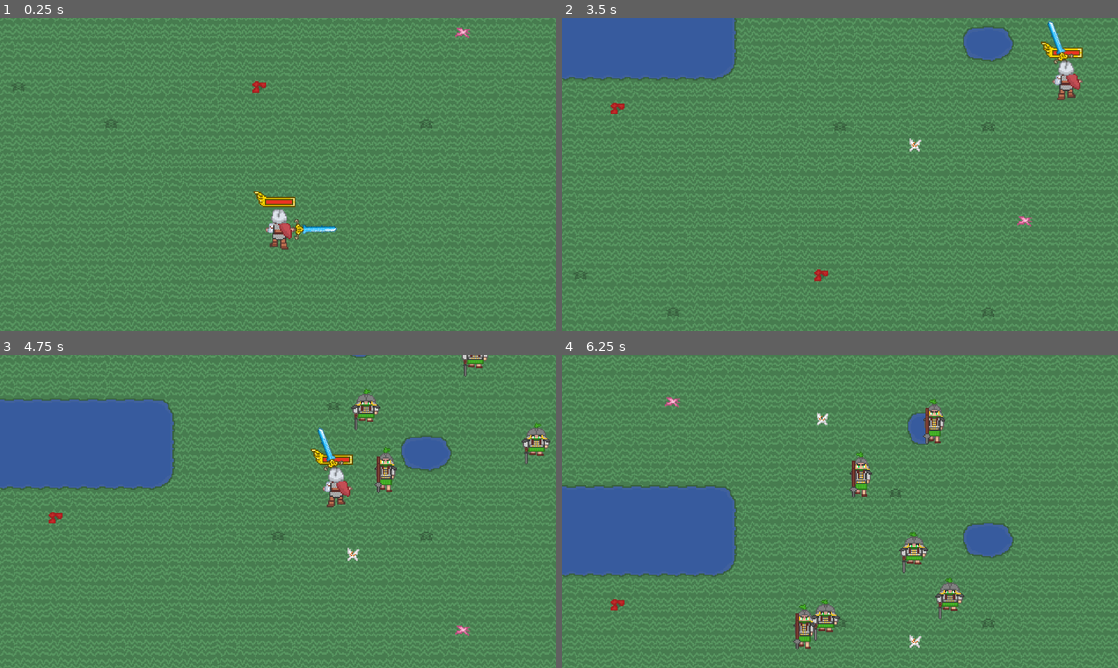
Above: before the commit, frames 1-4 (two rows, left to right).
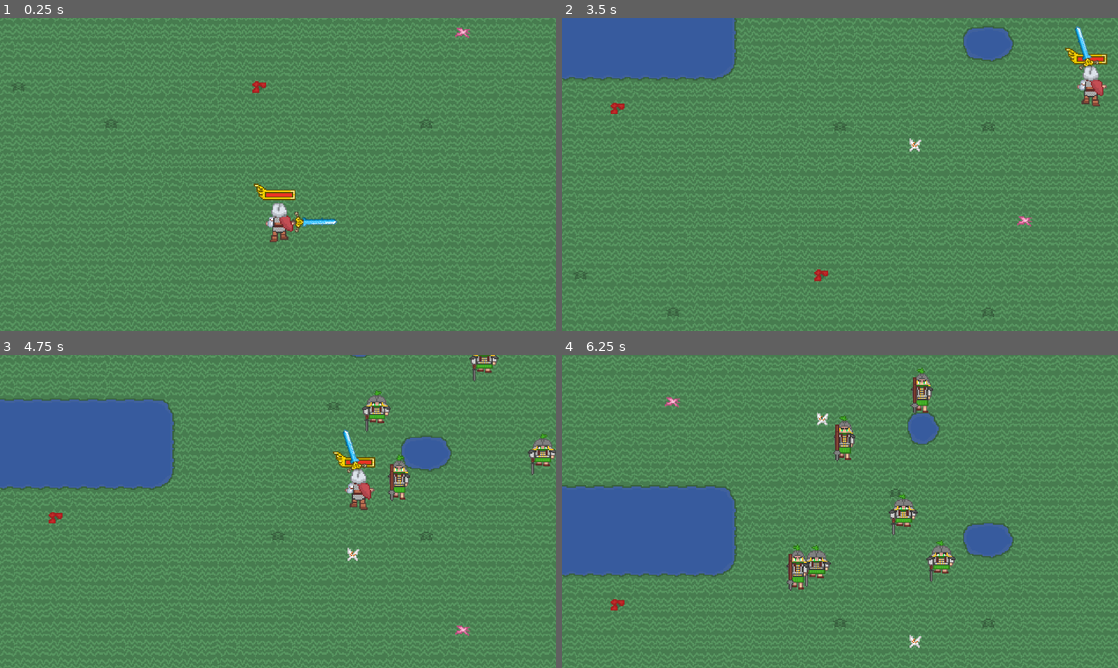
Above: after the commit, the same moments.

Repository: SamyTheSpheal/A-Roman-s-Requiem
Game: Godot game, scene res://Scenes/level1.tscn
The game is run twice, just before and just after one commit, with the same random seed, the same clock (stepped at 60 frames per second) and the same inputs.
Inputs (mouse positions are in pixels of both pictures, inside the frame that each line leads up to):
- Up to frame 1 (0.25 s): no input
- Up to frame 2 (3.5 s): move the mouse to (962, 158) at 0.52 s; hold Right (ui_right) 0.53-1.28 s; hold Shift 0.53-1.28 s; click (962, 158) at 0.67 s; move the mouse to (728, 190) at 1.27 s; hold Down (ui_down) 1.28-2.03 s; tap Shift at 1.35, 2.85 s; move the mouse to (895, 105) at 2.02 s; hold Right (ui_right) 2.03-2.78 s; hold Shift 2.03-2.78 s; move the mouse to (812, 237) at 2.77 s; hold Up (ui_up) from 2.78 s (still down); click (812, 237) at 2.92 s
- Up to frame 3 (4.75 s): move the mouse to (444, 558) at 3.52 s; release Up (ui_up) at 3.53 s; hold Shift 3.53-4.28 s; hold Left (ui_left) from 3.53 s (still down); move the mouse to (111, 464) at 4.27 s; tap Shift at 4.35 s
- Up to frame 4 (6.25 s): move the mouse to (867, 511) at 5.02 s; release Left (ui_left) at 5.03 s; hold Down (ui_down) 5.03-5.78 s; hold Shift 5.03-5.78 s; click (867, 511) at 5.17 s; move the mouse to (756, 433) at 5.77 s; hold Right (ui_right) from 5.78 s (still down); tap Shift at 5.85 s

The runs differ from the first frame. In frame 1, 1.1% of the frame differs, in the area x 45-61%, y 52-74%; in frame 2, 1.5%; in frame 3, 3.4%; in frame 4, 4.3%, in the area x 40-73%, y 4-95%.

Commit message:
Pre Alpha 1.5

Diff:
--- a/Scripts/Player.gd
+++ b/Scripts/Player.gd
@@ -19,7 +19,7 @@
 enum StairTypes {NONE, UP_DOWN, LEFT, RIGHT}
 
 @onready var health = 100
-@onready var velocity_multiplier = .5
+@onready var velocity_multiplier = 1
 @onready var axis = Vector2.ZERO
 @onready var speed_offset = 0
 @onready var target_speed = Vector2.ZERO
